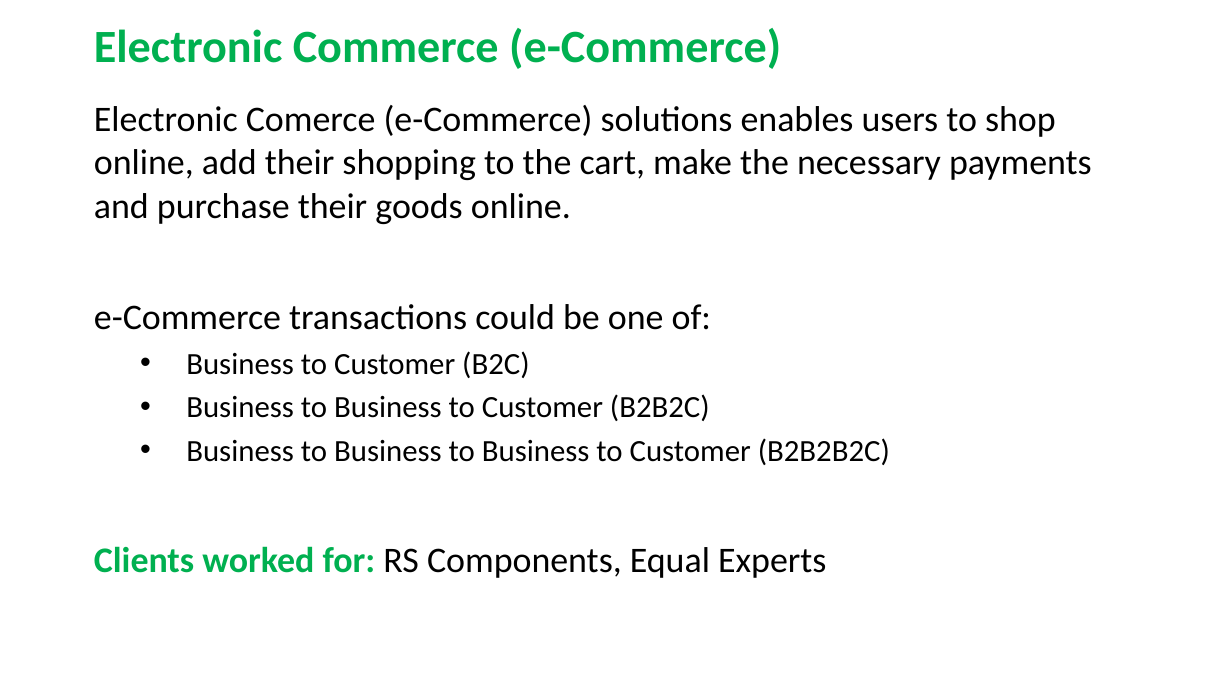
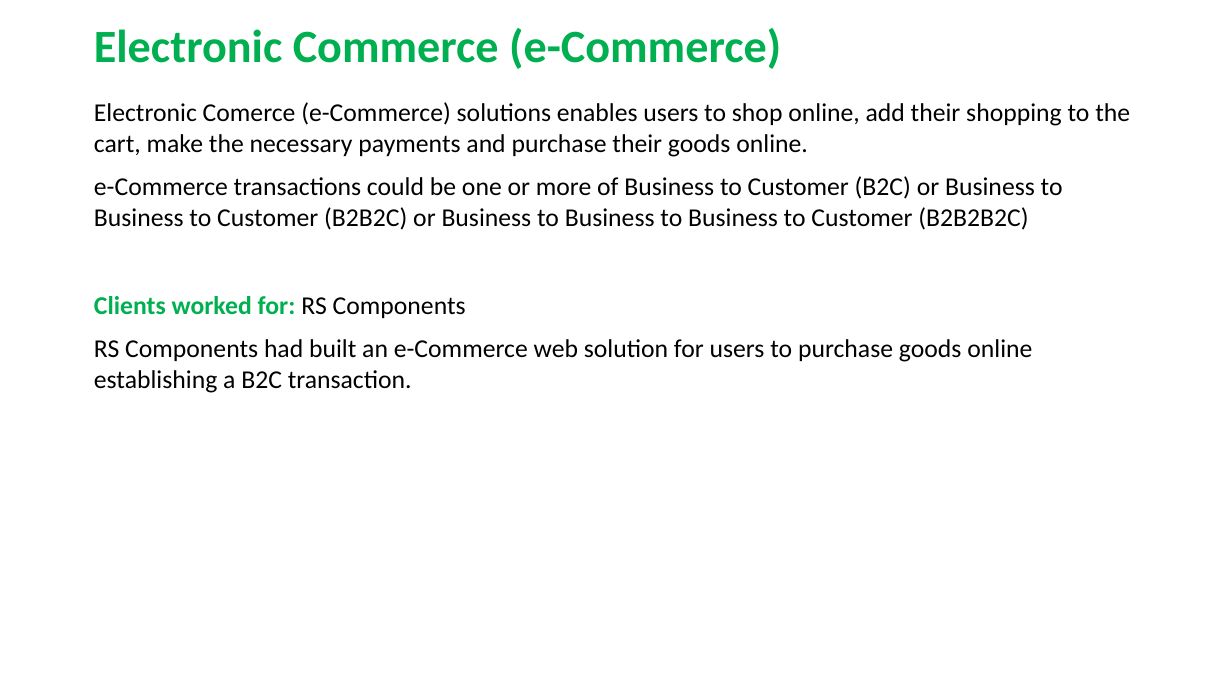
Before and after one commit to RaghavanKasthuri/Business-Analysis, a slide deck: slide 1 of Business Knowledge/e-Commerce.pptx. Drawn at 1232x693 pixels with LibreOffice and Linux fonts; fonts in the diff are those of the drawing. Boxes give left, top, right and bottom in pixels: in the first picture for what was removed or moved away, otherwise in the second. Text is boxed around its words. In the diff, an @@ line names an element or a change of style, - is before the commit and + after.

Commit message:
Business Knowledge from real-life projects

```diff
--- a/Business Knowledge/e-Commerce.pptx
+++ b/Business Knowledge/e-Commerce.pptx
@@ text at [94, 102, 1130, 157]: size 28 to 20 pt in "Electronic Comerce (e-Commerce) solutions enables users to ..." @@
@@ text at [94, 176, 1063, 393]: text changed; size 24 to 20 pt @@
-e-Commerce transactions could be one of:
-  • Business to Customer (B2C)
-  • Business to Business to Customer (B2B2C)
-  • Business to Business to Business to Customer (B2B2B2C)
-Clients worked for: RS Components, Equal Experts
+e-Commerce transactions could be one or more of Business to Customer (B2C) or Business to Business to Customer (B2B2C) or Business to Business to Business to Customer (B2B2B2C)
+Clients worked for: RS Components
+RS Components had built an e-Commerce web solution for users to purchase goods online establishing a B2C transaction.
```
Also in this commit, not shown: 6 other files.
